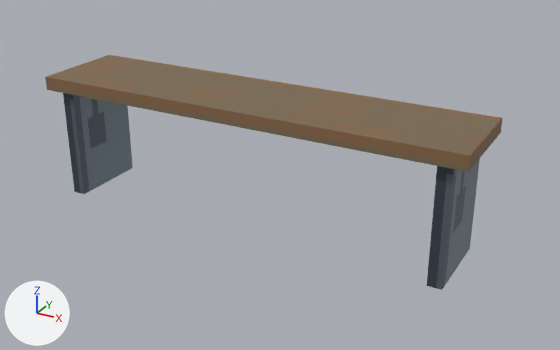
Before and after pictures for a commit that changed the glTF model game/assets/models/bench.glb.
Both versions are drawn from a 50 mm camera at (1.305, -2.202, 1.294) aimed at (0.083, 0.02, 0.183). The axes (+X, +Y, +Z) are drawn at lower left. The lights are the same throughout. The picture after the commit comes second. Where no turn or scale is listed for an object, it has been applied to the vertices. Vertices at exactly the same position are counted once.

The first picture shows 'bench mesh'.
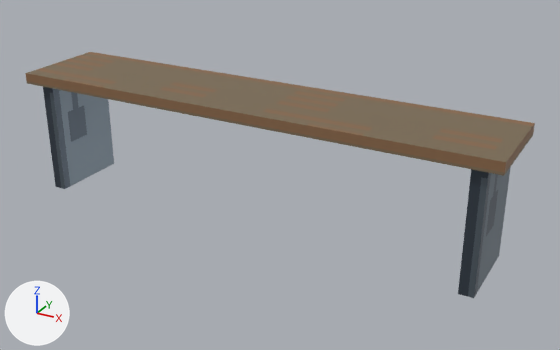
Changed parts and their boxes [x1, y1, x2, y2] in the pictures (560 x 350 px):
```json
{"object": "bench mesh", "change": "surface changed, mesh rescaled", "before": [45, 55, 502, 290], "after": [25, 52, 535, 298], "on screen": "12% wider"}
```

Scene script edits in JSON lines:
```json
{"op": "set", "path": "mat_metal.roughness", "old": "0.55", "new": "0.45"}
{"block": "me_bench", "where": "# used by ob_bench_mesh; location = (0.0, 0.0, 0.0)"}
{"op": "remove", "block": "me_bench", "code": "me_bench.from_pydata(...)  # 24 vertices, 36 faces; spans x -0.8..0.8, y -0.18..0.18, z 0.0..0.47"}
{"op": "add", "block": "me_bench", "code": "me_bench.from_pydata(...)  # 24 vertices, 36 faces; spans x -0.9..0.9, y -0.18..0.18, z 0.0..0.47"}
{"block": "me_bench", "change": "me_bench part 1: the whole mesh is scaled about its middle by (1.13, 1, 1.02)"}
```
